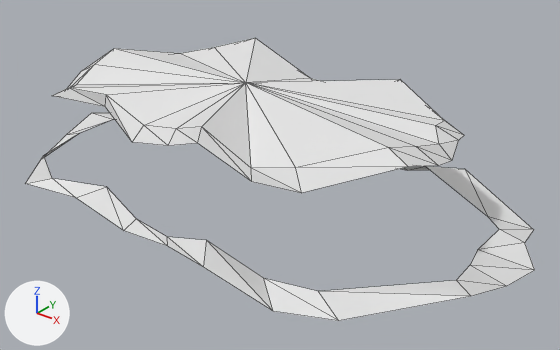
The OBJ model Assets/_Project/Art/Environment/Mission01_FirstSortie/CliffTrial/CliffTrial_Crown.obj, before and after one commit.
Camera for both pictures: a 50 mm lens placed at (225.0, -271.0, 273.0), pointed at (8.0, 0.0, 105.0). The axes (+X, +Y, +Z) are drawn at lower left. The lights are the same throughout. The older version comes first. Mesh edges are drawn as thin lines. Where no turn or scale is listed for an object, it has been applied to the vertices.

In view in the first picture: 'CliffTrial_Crown'.
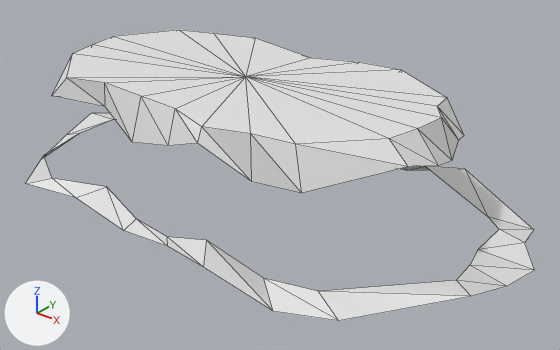
Edits to the bpy script that builds the scene:
```text
Change me_clifftrial_crown:
    where me_clifftrial_crown.from_pydata(...)  # 85 vertices, 105 faces; spans x -149.0..135.0, y -83.0..77.0, z 86.0..154.0
    used by ob_clifftrial_crown; location = (0.0, 0.0, 0.0)
    before: 74 (-107.0, -16.0, 143.0) at pixel (94, 64), 79 (-2.0, 38.0, 143.0) at pixel (310, 78), 82 (80.0, 28.0, 143.0) at pixel (444, 120)
    me_clifftrial_crown part 1
    add for i in [74, 79, 82]: me_clifftrial_crown.vertices[i].co += Vector((0.0, 0.0, 11.0))
    me_clifftrial_crown.vertices[63].co: (90.0, 5.0, 142.0) -> (90.0, 5.0, 154.0)  # pixel (439, 144) -> pixel (441, 117)
    me_clifftrial_crown.vertices[64].co: (88.0, -11.0, 146.0) -> (88.0, -11.0, 154.0)  # pixel (416, 146) -> pixel (417, 128)
    me_clifftrial_crown.vertices[65].co: (84.0, -27.0, 150.0) -> (84.0, -27.0, 154.0)  # pixel (388, 147) -> pixel (389, 138)
    me_clifftrial_crown.vertices[66].co: (59.0, -54.0, 144.0) -> (59.0, -54.0, 154.0)  # pixel (295, 167) -> pixel (295, 144)
    me_clifftrial_crown.vertices[67].co: (39.0, -57.0, 139.0) -> (39.0, -57.0, 154.0)  # pixel (251, 168) -> pixel (250, 133)
    me_clifftrial_crown.vertices[69].co: (-4.0, -57.0, 145.0) -> (-4.0, -57.0, 154.0)  # pixel (176, 128) -> pixel (175, 108)
    me_clifftrial_crown.vertices[70].co: (-27.0, -55.0, 140.0) -> (-27.0, -55.0, 154.0)  # pixel (143, 125) -> pixel (141, 96)
    me_clifftrial_crown.vertices[71].co: (-54.0, -53.0, 148.0) -> (-54.0, -53.0, 154.0)  # pixel (106, 94) -> pixel (104, 82)
    me_clifftrial_crown.vertices[72].co: (-73.0, -60.0, 149.0) -> (-73.0, -60.0, 154.0)  # pixel (68, 87) -> pixel (66, 77)
    me_clifftrial_crown.vertices[73].co: (-103.0, -33.0, 137.0) -> (-103.0, -33.0, 154.0)  # pixel (76, 84) -> pixel (72, 53)
    me_clifftrial_crown.vertices[75].co: (-112.0, 1.0, 147.0) -> (-112.0, 1.0, 154.0)  # pixel (114, 48) -> pixel (113, 36)
    me_clifftrial_crown.vertices[76].co: (-93.0, 34.0, 140.0) -> (-93.0, 34.0, 154.0)  # pixel (180, 53) -> pixel (178, 29)
    me_clifftrial_crown.vertices[77].co: (-72.0, 40.0, 146.0) -> (-72.0, 40.0, 154.0)  # pixel (214, 47) -> pixel (213, 33)
    me_clifftrial_crown.vertices[80].co: (21.0, 47.0, 139.0) -> (21.0, 47.0, 154.0)  # not seen -> pixel (359, 62)
    me_clifftrial_crown.vertices[81].co: (44.0, 50.0, 149.0) -> (44.0, 50.0, 154.0)  # pixel (400, 79) -> pixel (401, 69)
    me_clifftrial_crown.vertices[83].co: (82.0, 16.0, 145.0) -> (82.0, 16.0, 154.0)  # pixel (435, 125) -> pixel (437, 106)
    me_clifftrial_crown.vertices[84].co: (-8.0, -6.0, 151.0) -> (-8.0, -6.0, 154.0)  # pixel (245, 82) -> pixel (245, 76)
    me_clifftrial_crown part 2: edges marked sharp go from 125 to 105
```

Location of each change, (x1, y1, x2, y2) in pixels of the pictures (560 x 350 px; the box of a moved part takes in the faces that stretch with it):
'CliffTrial_Crown', reshaped: before (25, 38, 535, 321); after (25, 30, 535, 321)
part 1 of me_clifftrial_crown, moved or reshaped: before (52, 38, 464, 193); after (52, 30, 464, 193)
part 2 of me_clifftrial_crown, shading changed: before (52, 38, 505, 208); after (52, 30, 505, 208)
